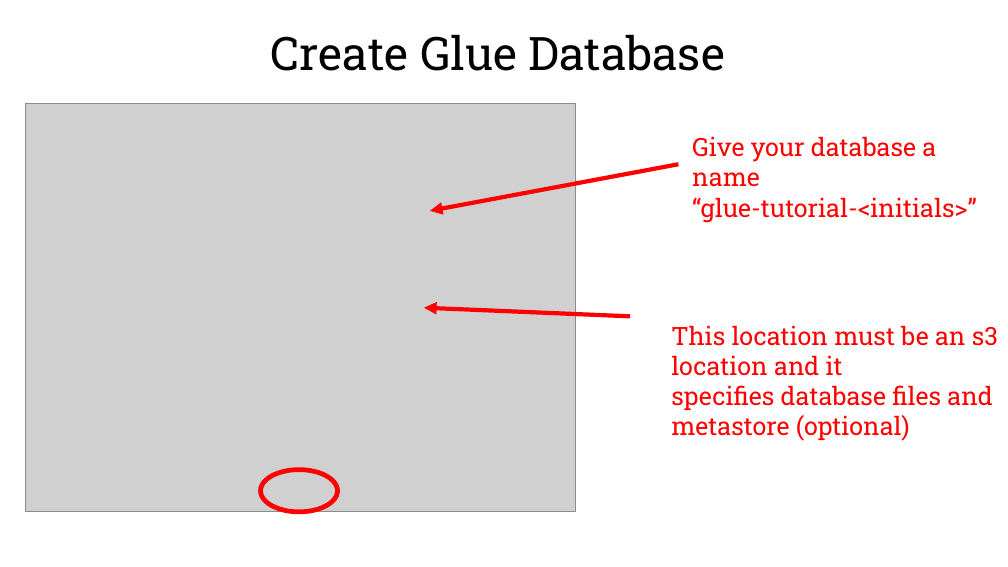
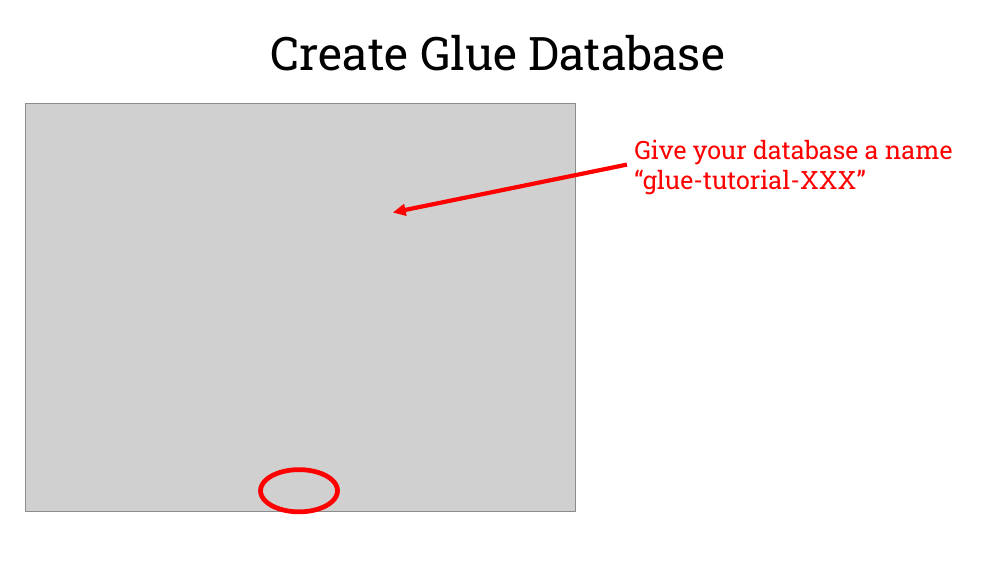
Before and after one commit to jackdsilverman/aws-glue-tutorial, a slide deck: slide 15 of glue-tutorial.pptx (slide 20 before the commit). Drawn at 1008x567 pixels with LibreOffice and Linux fonts; fonts in the diff are those of the drawing; grey boxes stand for pictures; background and template pictures are left out. Boxes give left, top, right and bottom in pixels: in the first picture for what was removed or moved away, otherwise in the second. Text is boxed around its words. In the diff, an @@ line names an element or a change of style, - is before the commit and + after.

```diff
--- a/glue-tutorial.pptx
+++ b/glue-tutorial.pptx
@@ text "Give your database a name": place and size @@
-text "Give your database a name" at <box>692,136,977,223</box>
+text "Give your database a name" at <box>634,139,953,195</box>
@@ arrow moved from (678, 164) - (430, 211) to (627, 165) - (393, 212) @@
@@ text at <box>634,169,865,195</box>: text changed @@
-“glue-tutorial-<initials>”
+“glue-tutorial-XXX”
@@ arrow removed from (631, 316) to (424, 308) @@
@@ text removed at <box>671,325,998,441</box> @@
-This location must be an s3 location and it specifies database files and metastore (optional)
```
Also in this commit, not shown: 19 other slides changed, 1 slide added, 6 slides removed.
